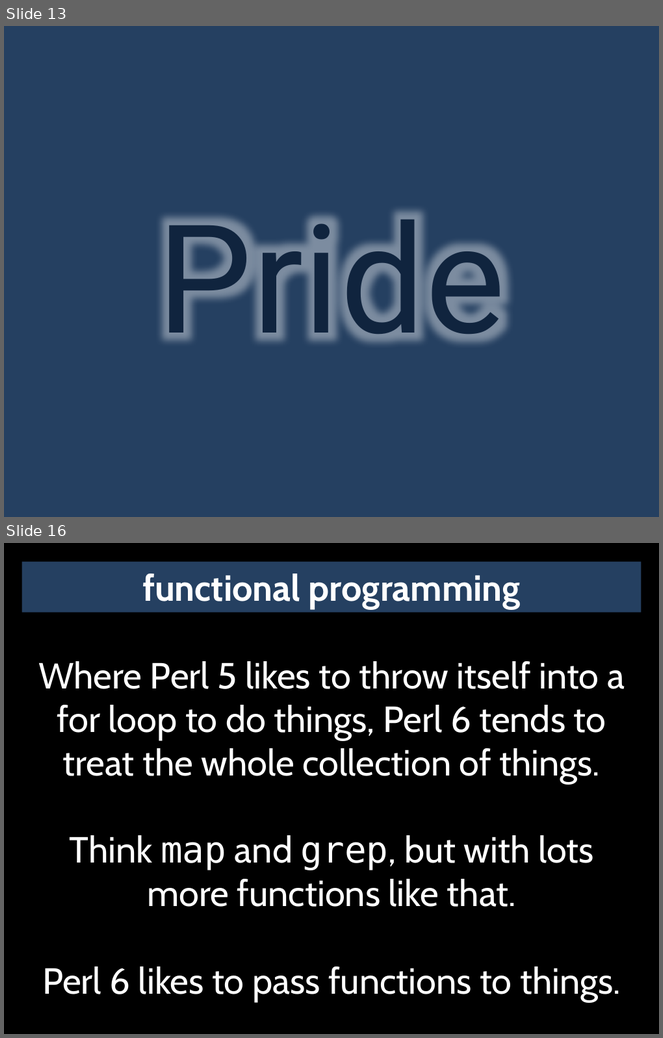
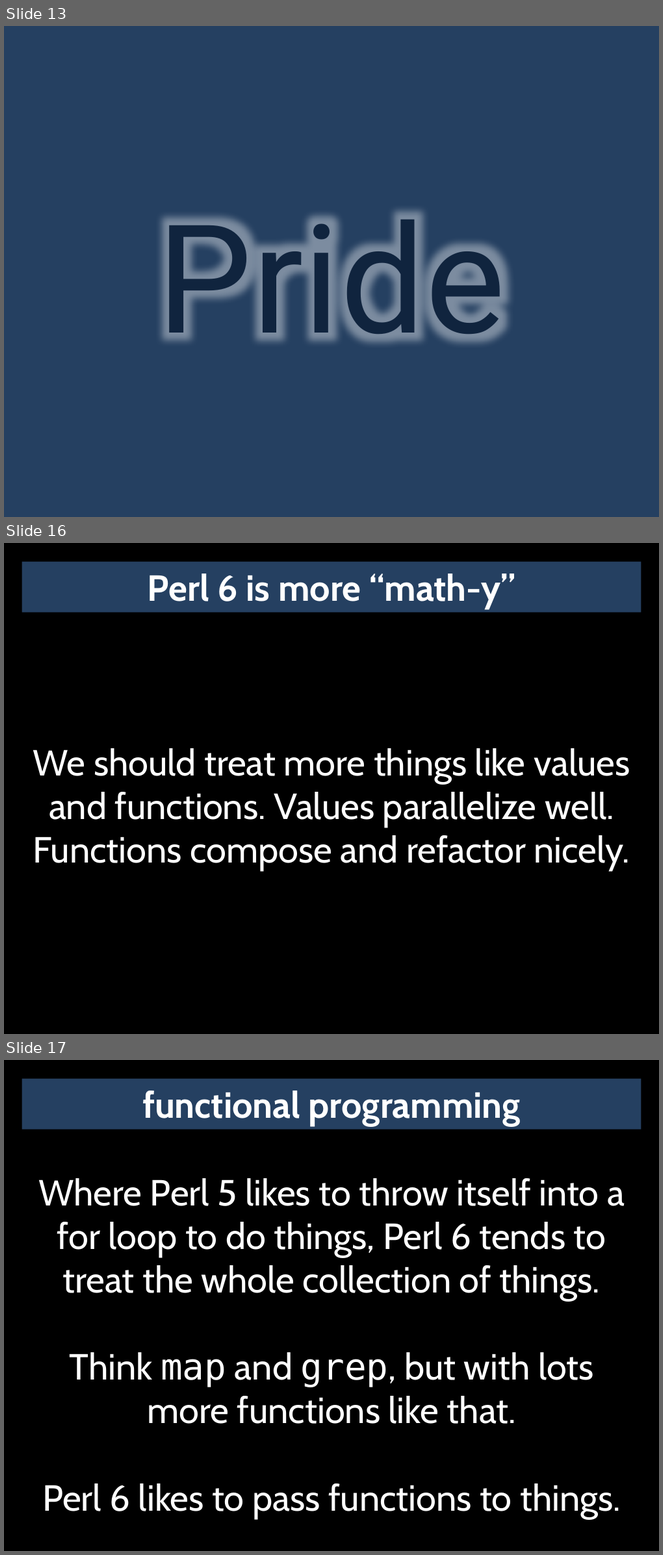
Before and after one commit to masak/talks, a slide deck: czpw-2014-pride-envy/talk.pptx. Shown one above the other, each under a label of ours: slides 13 and 16 before the commit, slides 13, 16 and 17 after it; the slides between them are not shown. The pictures are 663x1038 and 663x1555 pixels, drawn with LibreOffice and Linux fonts; fonts in the diff are those of the drawing. Boxes give left, top, right and bottom in pixels: in the first picture for what was removed or moved away, otherwise in the second. Text is boxed around its words. In the diff, an @@ line names an element or a change of style, - is before the commit and + after.

```diff
--- a/czpw-2014-pride-envy/talk.pptx
+++ b/czpw-2014-pride-envy/talk.pptx
@@ slide 16 added at box(4, 543, 659, 1034), background #000000 @@
@@ rectangle added at box(22, 562, 642, 613), fill #254061, 40 pt, text #FFFFFF, bold @@
+Perl 6 is more “math-y”
@@ text added at box(33, 748, 630, 871), 40 pt, text #FFFFFF @@
+We should treat more things like values and functions. Values parallelize well. Functions compose and refactor nicely.
@@ what was slide 16 is now slide 17 @@
```
Also in this commit, not shown: 13 slides changed, 4 other slides added.
